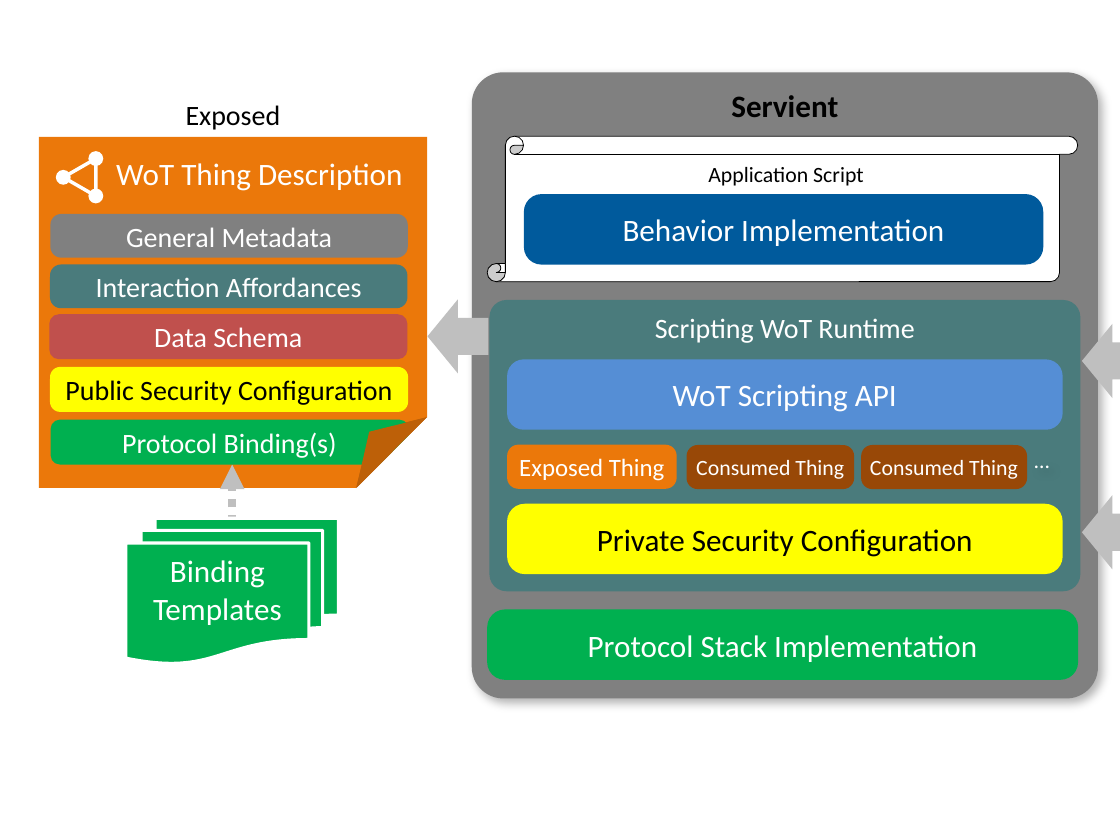
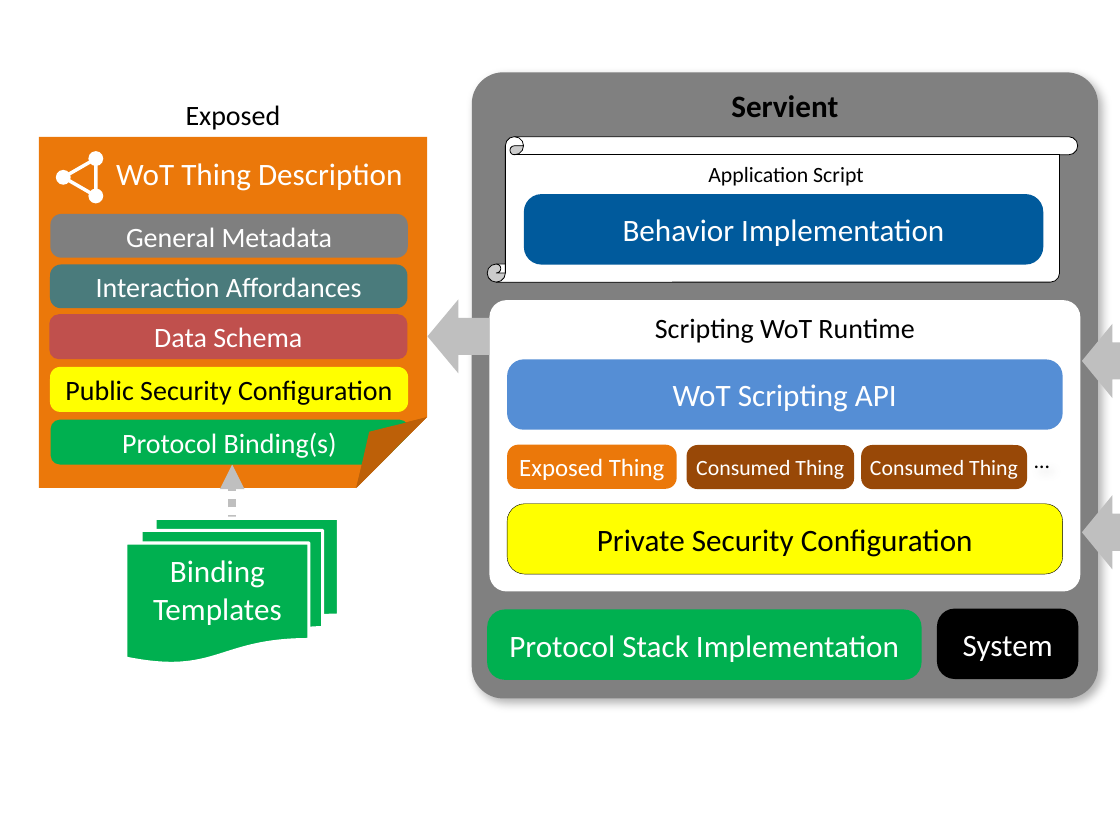
Before and after one commit to w3c/wot-architecture, a slide deck: slide 9 of images/wot-architecture-figures-new4.pptx. Drawn at 1120x840 pixels with LibreOffice and Linux fonts; fonts in the diff are those of the drawing. Boxes give left, top, right and bottom in pixels: in the first picture for what was removed or moved away, otherwise in the second. Text is boxed around its words. In the diff, an @@ line names an element or a change of style, - is before the commit and + after.

Commit message:
Add System module to Servient

```diff
--- a/images/wot-architecture-figures-new4.pptx
+++ b/images/wot-architecture-figures-new4.pptx
@@ rounded rectangle "Scripting WoT Runtime" at (489, 300, 1081, 591): text colour #FFFFFF to #000000; fill #4A7B7C to #FFFFFF @@
@@ text "…" at (1021, 438, 1063, 485): text colour #FFFFFF to #000000 @@
@@ rounded rectangle "Private Security Configuration" at (507, 504, 1063, 575): outline none to #000000 0.25 pt @@
@@ rounded rectangle "Protocol Stack Implementation": place and size @@
-rounded rectangle "Protocol Stack Implementation" at (487, 609, 1079, 680)
+rounded rectangle "Protocol Stack Implementation" at (487, 609, 922, 680)
@@ rounded rectangle added at (937, 608, 1079, 679), fill #000000, 20 pt, text #FFFFFF @@
+System
```
Also in this commit, not shown: 1 other slide changed, 2 other files.
